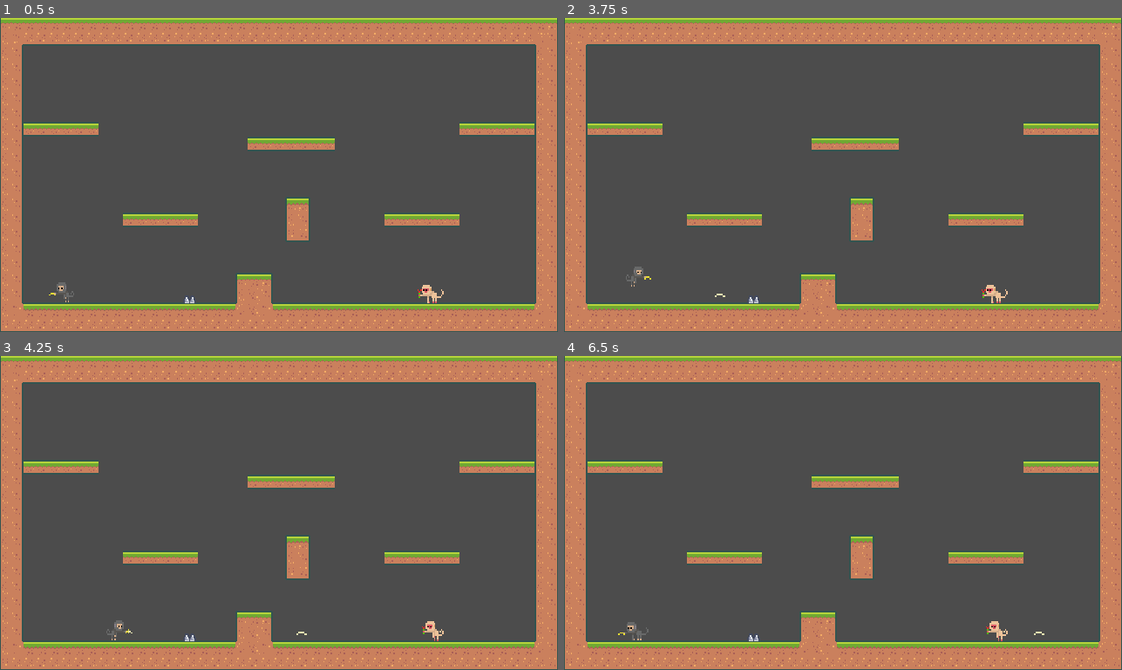
Above: before the commit, frames 1-4 (two rows, left to right).
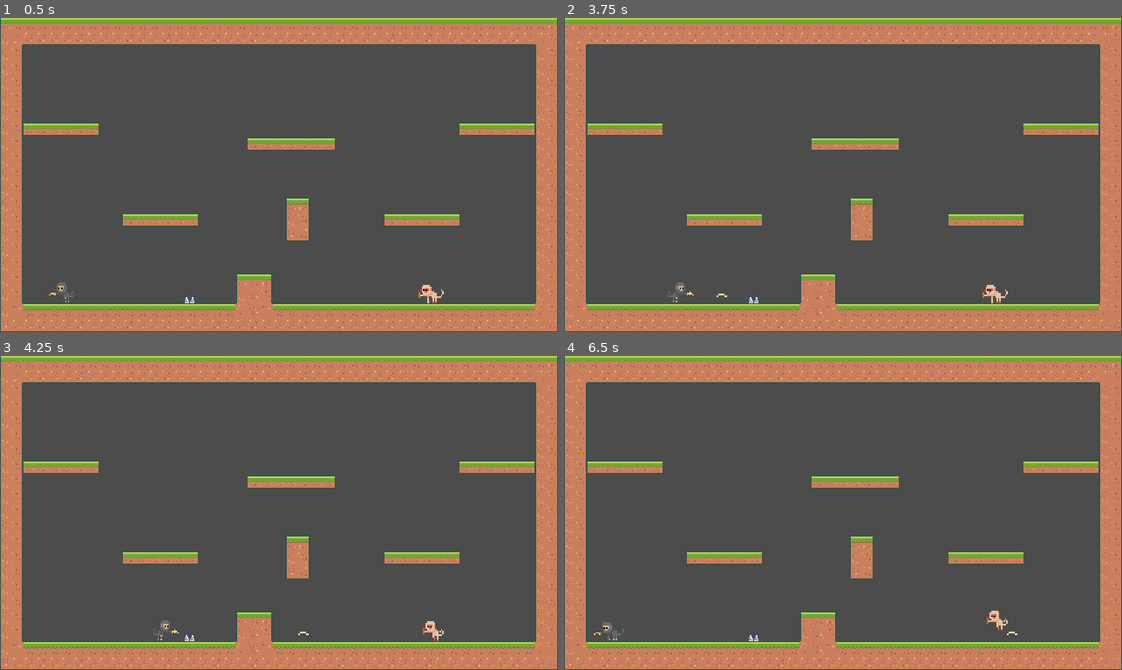
Above: after the commit, the same moments.

Repository: lWardenl/Godot-Platformer2D
Game: Godot game, scene res://Assets/Scenes/Arena.tscn
Same seed, same stepped clock (60 frames per second), same inputs: the game is played once before the commit and once after it.
Inputs:
- Up to frame 1 (0.5 s): no input
- Up to frame 2 (3.75 s): hold D (move_right) 0.53-2.03 s; tap G (shoot) every 0.75 s from 0.6 to 3.6 s; tap F (jump) at 0.77, 1.52, 3.02 s; hold A (move_left) 2.03-2.78 s; hold D (move_right) from 2.78 s (still down)
- Up to frame 3 (4.25 s): keep holding D (move_right); tap F (jump) at 3.77 s
- Up to frame 4 (6.5 s): release D (move_right) at 4.28 s; hold A (move_left) 4.28-5.03 s; tap G (shoot) at 4.35, 5.1, 5.85 s; tap F (jump) at 4.52, 6.02 s; hold D (move_right) 5.03-5.78 s; hold A (move_left) from 5.78 s (still down)

Frame 1 is identical in both runs. In frame 2, 0.2% of the frame differs, in the area x 11-30%, y 79-91%; in frame 3, 0.2%; in frame 4, 0.4%, in the area x 5-87%, y 81-91%.

Commit message:
make rose shooting

Diff:
--- a/Assets/Scenes/Banana.tscn
+++ b/Assets/Scenes/Banana.tscn
@@ -1,7 +1,8 @@
 [gd_scene load_steps=4 format=2]
 
 [ext_resource path="res://Assets/Sprites/Players/Player 1/banan.png" type="Texture" id=1]
-[ext_resource path="res://Assets/Scenes/Banana.gd" type="Script" id=2]
+[ext_resource path="res://Assets/Scripts/Weapon.gd" type="Script" id=2]
+
 
 [sub_resource type="RectangleShape2D" id=1]
 extents = Vector2( 7.5, 2 )
--- a/Assets/Scenes/Player2.tscn
+++ b/Assets/Scenes/Player2.tscn
@@ -46,6 +46,7 @@
 scale = Vector2( 2, 2 )
 script = ExtResource( 1 )
 playerSuffix = "_2"
+weaponPath = "res://Assets/Scenes/Rose.tscn"
 
 [node name="CoyoteTimer" type="Timer" parent="."]
 wait_time = 0.1
--- a/Assets/Scenes/Rose.tscn
+++ b/Assets/Scenes/Rose.tscn
@@ -1,7 +1,7 @@
 [gd_scene load_steps=4 format=2]
 
 [ext_resource path="res://Assets/Sprites/Players/Player 2/rose1.png" type="Texture" id=1]
-[ext_resource path="res://Assets/Scenes/Banana.gd" type="Script" id=2]
+[ext_resource path="res://Assets/Scripts/Weapon.gd" type="Script" id=2]
 
 [sub_resource type="RectangleShape2D" id=1]
 extents = Vector2( 5, 4.5 )
--- a/Assets/Scripts/Player.gd
+++ b/Assets/Scripts/Player.gd
@@ -17,14 +17,16 @@
 var startingPosition = position
 var invinsibilityTime = 1
 
-var bananaScene = preload("res://Assets/Scenes/Banana.tscn")
+var weaponScene
 
 export var playerSuffix = "0"
+export var weaponPath = "res://Assets/Scenes/Banana.tscn"
 
 # Called when the node enters the scene tree for the first time.
 func _ready():
 	$"Hazard Area".connect("area_entered", self, "on_hazard_area_entered")
 	startingPosition = position
+	weaponScene = load(weaponPath)
 
 # Called every frame. 'delta' is the elapsed time since the previous frame.
 func _physics_process(delta):
@@ -90,7 +92,7 @@
 	if(moveVector.x != 0):
 		$AnimatedSprite.flip_h = true if moveVector.x > 0 else false
 
-func on_hazard_area_entered(area2d):
+func on_hazard_area_entered(_area2d):
 	if (invinsibilityTime > 0):
 		return
 	position = startingPosition
@@ -102,11 +104,11 @@
 
 	currentShot = shootTime
 
-	var banana = bananaScene.instance()
-	get_node("/root/BaseLevel").add_child(banana)
-	banana.global_position = position - Vector2(0,10)
+	var weapon = weaponScene.instance()
+	get_node("/root/BaseLevel").add_child(weapon)
+	weapon.global_position = position - Vector2(0,10)
 	if (!$AnimatedSprite.flip_h):
-		banana.position.x -= 18
-		banana.rotate(PI)
+		weapon.position.x -= 20
+		weapon.rotate(PI)
 	else:
-		banana.position.x += 18
+		weapon.position.x += 20
Renamed: Assets/Scenes/Banana.gd -> Assets/Scripts/Weapon.gd
